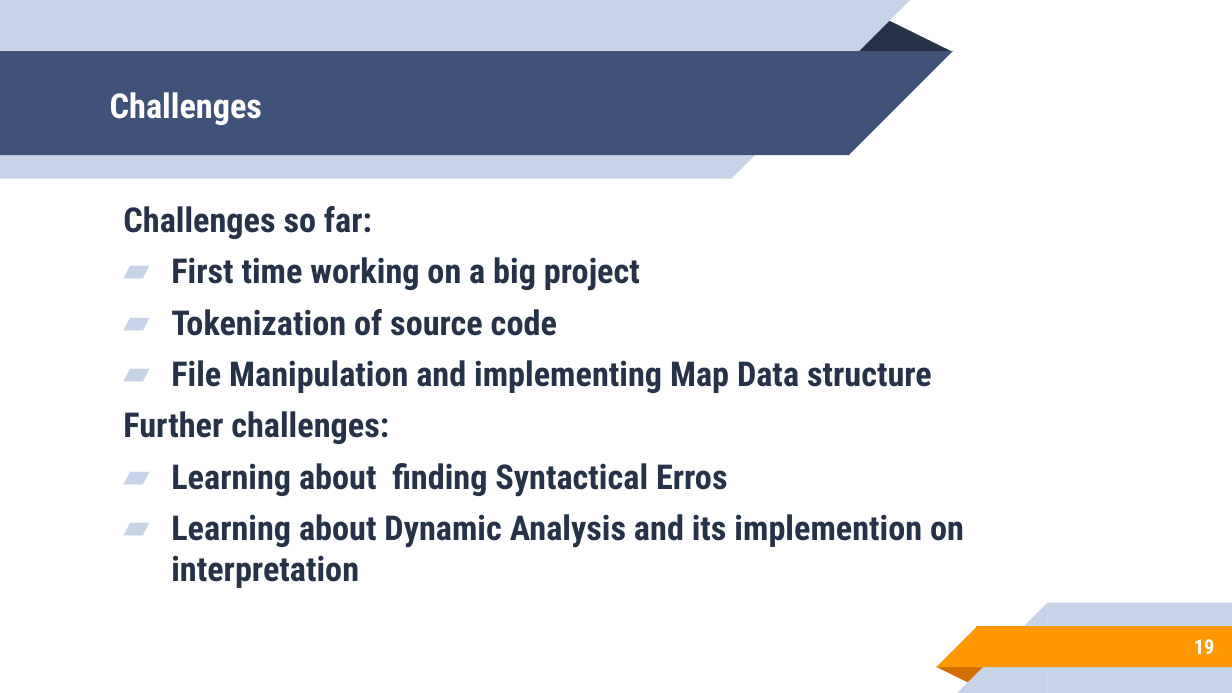
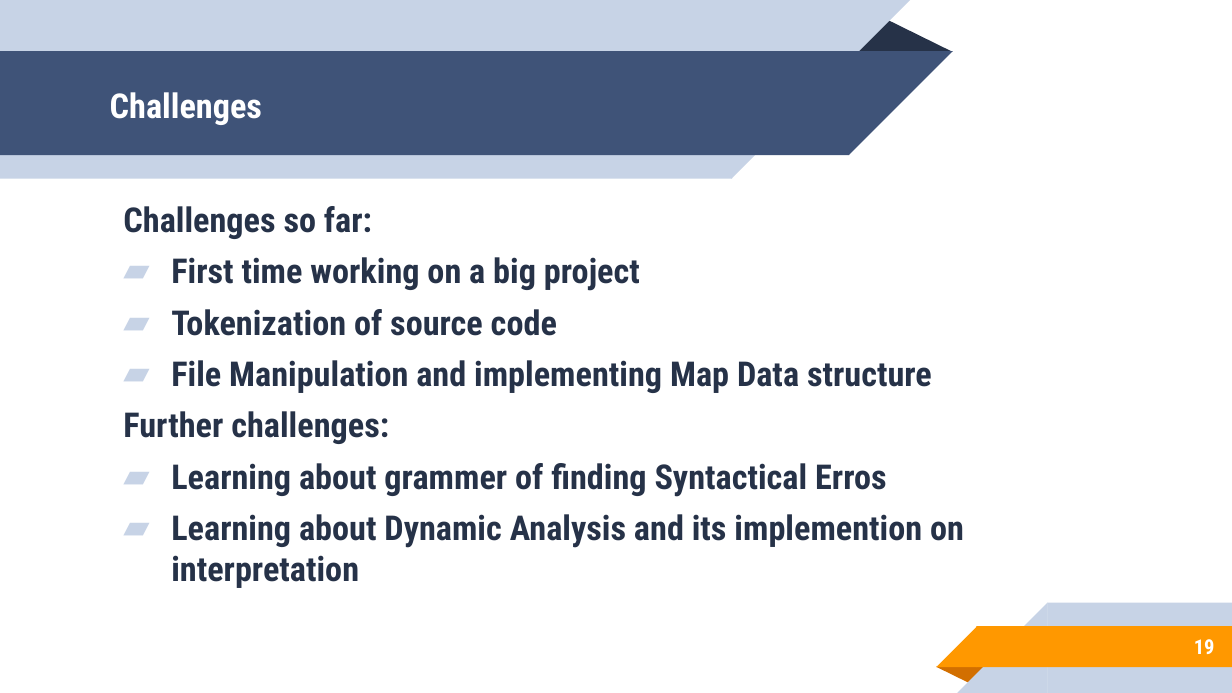
Before and after one commit to samdani91/SPL-1, a slide deck: slide 19 of SPL-1_Mid Presentation.pptx. Drawn at 1232x693 pixels with LibreOffice and Linux fonts; fonts in the diff are those of the drawing. Boxes give left, top, right and bottom in pixels: in the first picture for what was removed or moved away, otherwise in the second. Text is boxed around its words. In the diff, an @@ line names an element or a change of style, - is before the commit and + after.

```diff
--- a/SPL-1_Mid Presentation.pptx
+++ b/SPL-1_Mid Presentation.pptx
@@ text at (171,463,887,497): text changed @@
-▰ Learning about finding Syntactical Erros
+▰ Learning about grammer of finding Syntactical Erros
```
